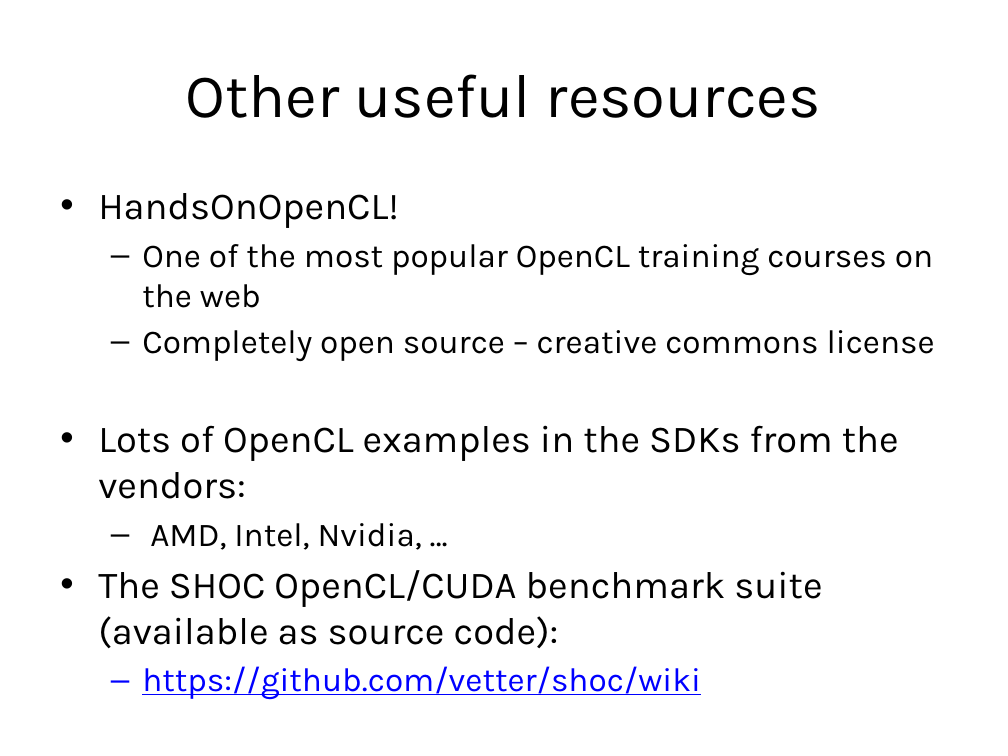
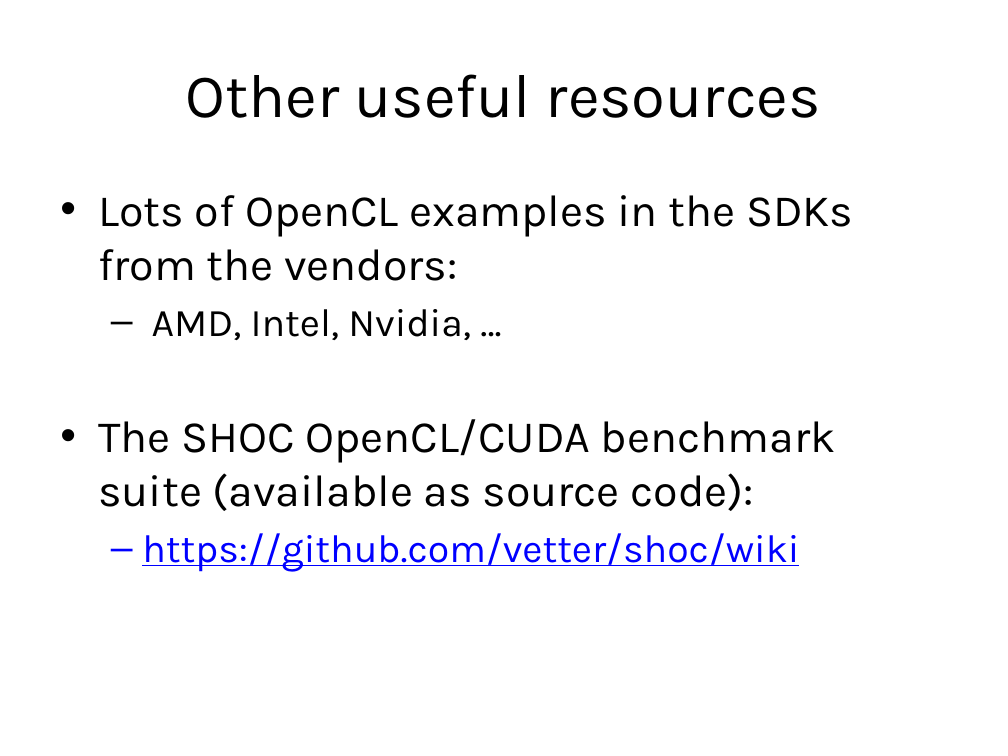
Before and after one commit to UoB-HPC/opencl-training-code, a slide deck: slide 12 of slides/advanced_outro.pptx. Drawn at 1008x756 pixels with LibreOffice and Linux fonts; fonts in the diff are those of the drawing. Boxes give left, top, right and bottom in pixels: in the first picture for what was removed or moved away, otherwise in the second. Text is boxed around its words. In the diff, an @@ line names an element or a change of style, - is before the commit and + after.

```diff
--- a/slides/advanced_outro.pptx
+++ b/slides/advanced_outro.pptx
@@ text "Lots of OpenCL examples in ..." at [98,195,853,572]: size 27.2 to 32 pt in "Lots of OpenCL examples in the SDKs ...", "The SHOC OpenCL/CUDA benchmark suite (available as ..."; size 23.8 to 28 pt in "AMD, Intel, Nvidia, …", "https://github.com/vetter/shoc/wiki" @@
@@ text at [98,193,935,361]: paragraphs removed @@
-• HandsOnOpenCL!
-  – One of the most popular OpenCL training courses on the web
-  – Completely open source – creative commons license
```
Also in this commit, not shown: 3 other slides changed.
